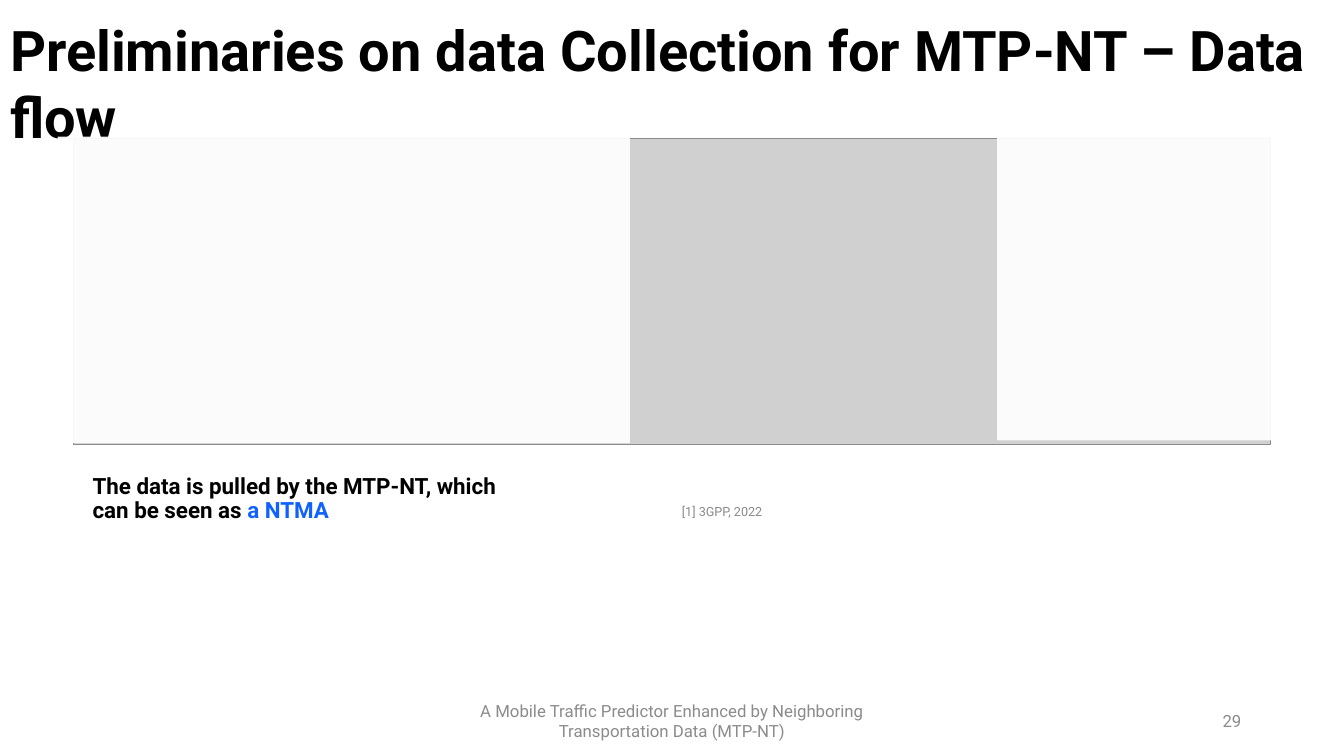
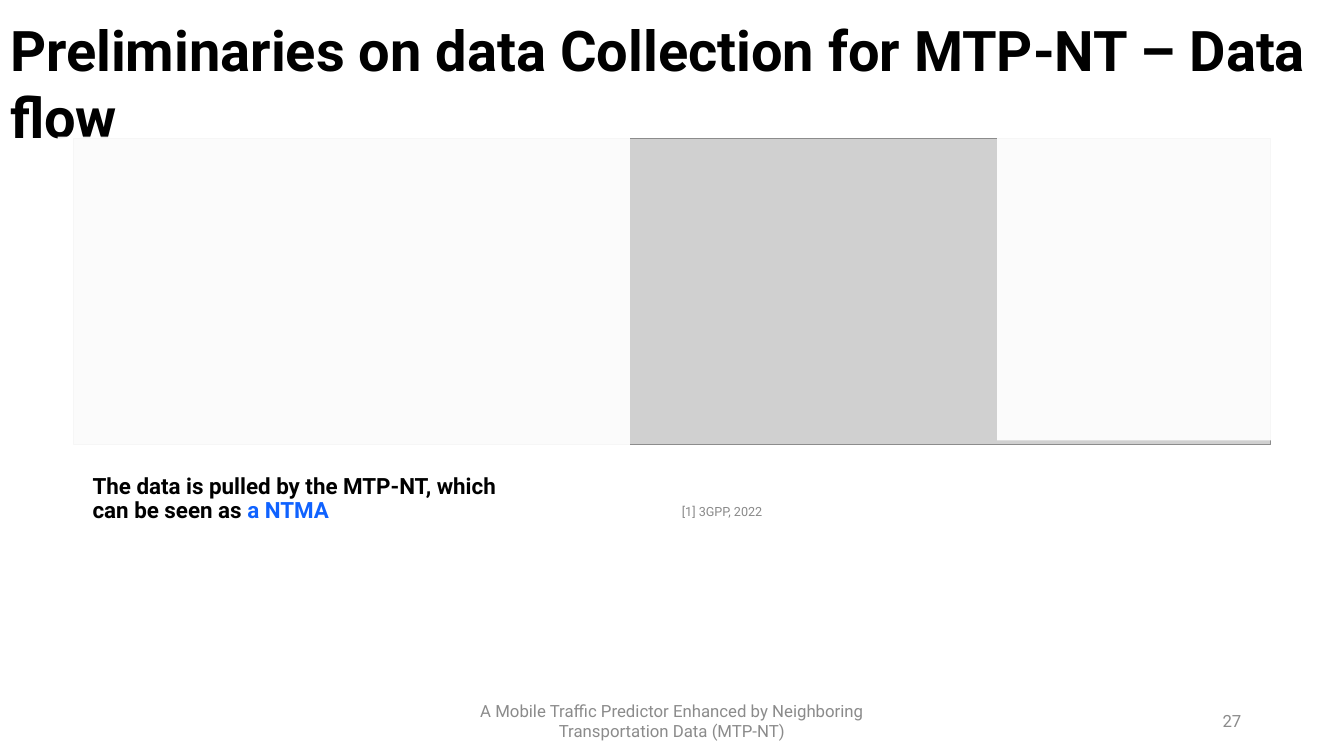
Before and after one commit to PatrickLdA/milan-telecom-analysis, a slide deck: slide 27 of defesa.pptx (slide 29 before the commit). Drawn at 1344x756 pixels with LibreOffice and Linux fonts; fonts in the diff are those of the drawing; grey boxes stand for pictures. Boxes give left, top, right and bottom in pixels: in the first picture for what was removed or moved away, otherwise in the second. Text is boxed around its words. In the diff, an @@ line names an element or a change of style, - is before the commit and + after.

```diff
--- a/defesa.pptx
+++ b/defesa.pptx
@@ rectangle resized from (x1=57, y1=136, x2=630, y2=443) to (x1=57, y1=136, x2=630, y2=454) @@
@@ page number at (x1=1223, y1=715, x2=1242, y2=727): text changed @@
-29
+27
```
Also in this commit, not shown: 10 other slides changed, 10 slides added, 1 slide removed.
